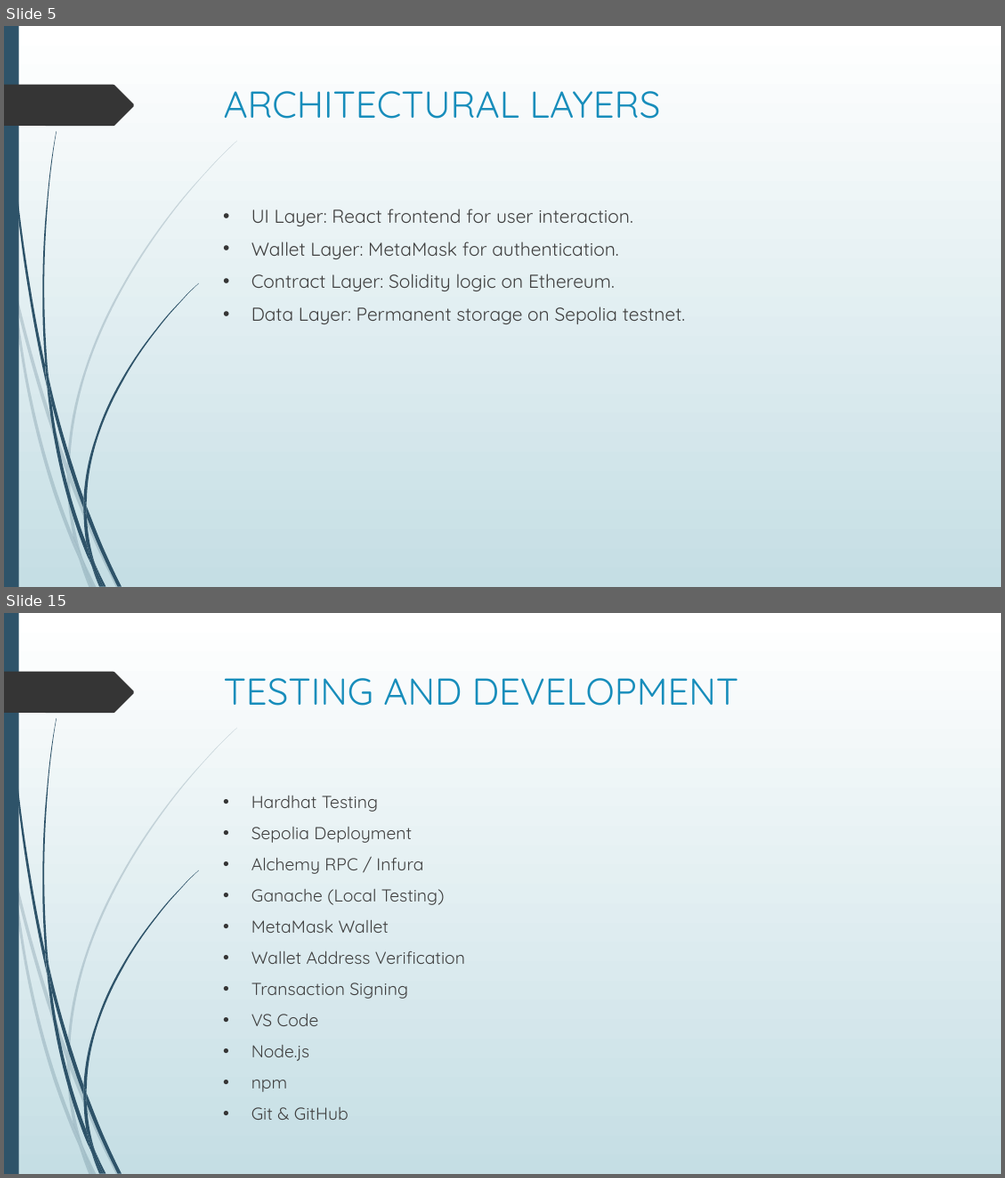
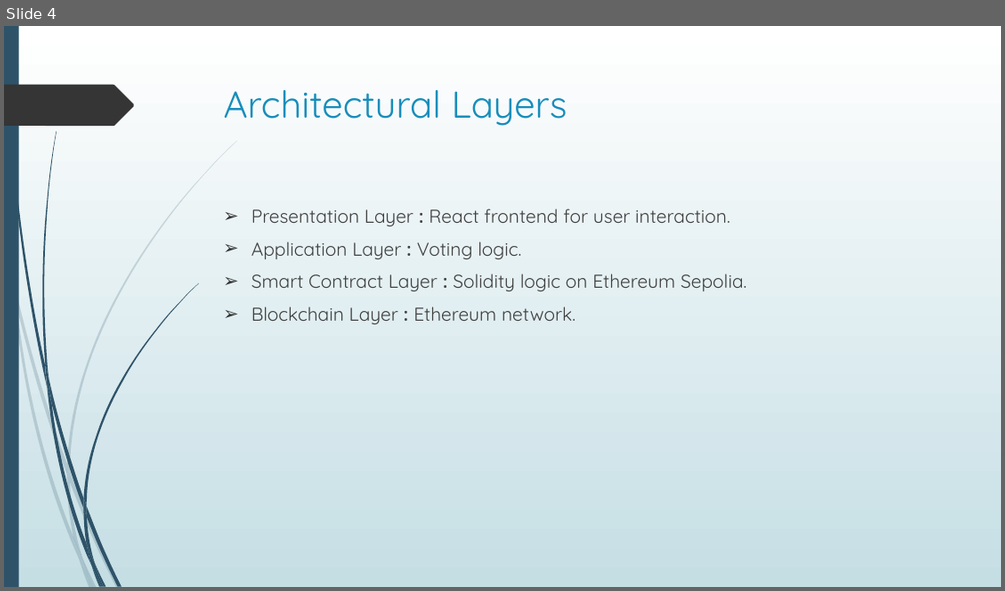
Before and after one commit to chigonglei/DAppSopolia, a slide deck: Presentation.pptx. Shown one above the other, each under a label of ours: slides 5 and 15 before the commit, slide 4 after it; the slides between them are not shown. The pictures are 1005x1178 and 1005x591 pixels, drawn with LibreOffice and Linux fonts; fonts in the diff are those of the drawing. Boxes give left, top, right and bottom in pixels: in the first picture for what was removed or moved away, otherwise in the second. Text is boxed around its words. In the diff, an @@ line names an element or a change of style, - is before the commit and + after.

```diff
--- a/Presentation.pptx
+++ b/Presentation.pptx
@@ slide 15 removed at box(4, 613, 1001, 1174), background gradient #FFFFFF to #C5DEE5; not listed: 24 template elements that a slide beside it also shows @@
@@ title removed at box(224, 678, 738, 706) @@
-TESTING AND DEVELOPMENT
@@ text removed at box(251, 795, 465, 1092) @@
-• Hardhat Testing
-• Sepolia Deployment
-• Alchemy RPC / Infura
-• Ganache (Local Testing)
-• MetaMask Wallet
-• Wallet Address Verification
-• Transaction Signing
-• VS Code
-• Node.js
-• npm
-• Git & GitHub
@@ what was slide 5 is now slide 4 @@
@@ slide 4 changed as well @@
@@ title at box(224, 90, 567, 126): text changed @@
-ARCHITECTURAL LAYERS
+Architectural Layers
@@ text at box(251, 208, 746, 324): text changed @@
-• UI Layer: React frontend for user interaction.
-• Wallet Layer: MetaMask for authentication.
-• Contract Layer: Solidity logic on Ethereum.
-• Data Layer: Permanent storage on Sepolia testnet.
+➢ Presentation Layer : React frontend for user interaction.
+➢ Application Layer : Voting logic.
+➢ Smart Contract Layer : Solidity logic on Ethereum Sepolia.
+➢ Blockchain Layer : Ethereum network.
```
Also in this commit, not shown: 11 other slides changed, 20 slides added, 6 other slides removed, 5 other files.
